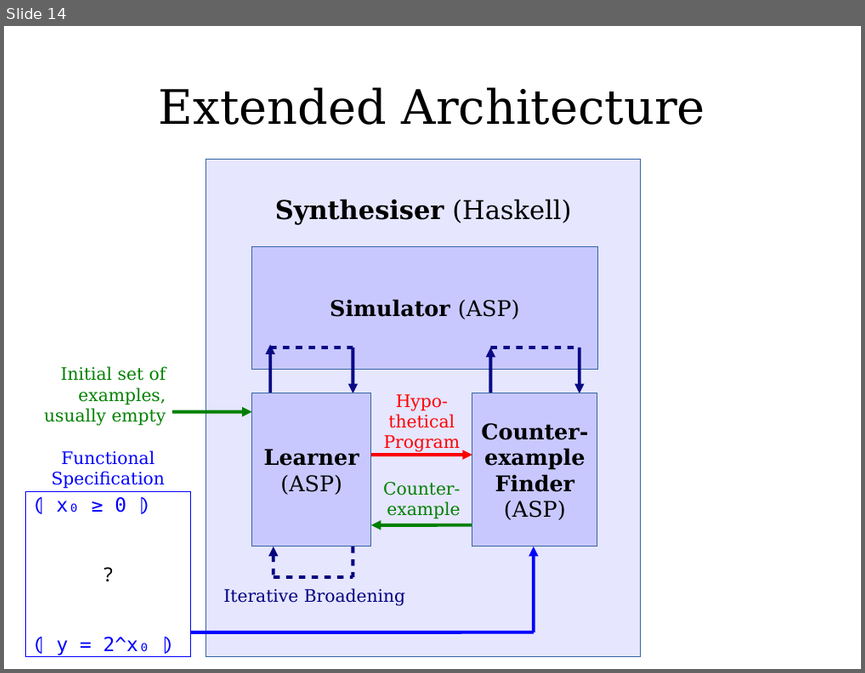
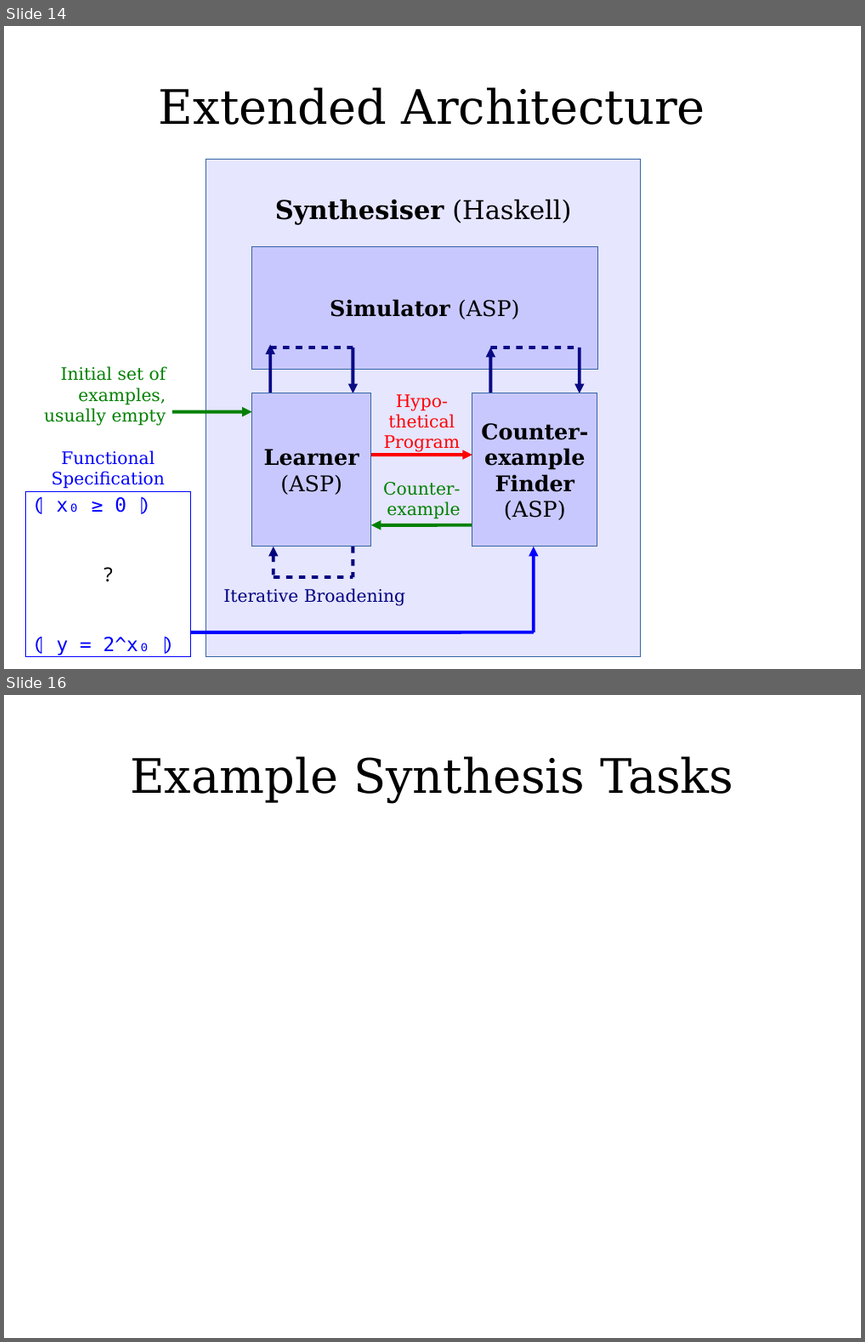
Before and after one commit to joodicator/ic-while-synth, a slide deck: docs/presentation/SoSWASP.odp. Shown one above the other, each under a label of ours: slide 14 before the commit, slides 14 and 16 after it; the slides between them are not shown. The pictures are 865x673 and 865x1342 pixels, drawn with LibreOffice and Linux fonts; fonts in the diff are those of the drawing. Boxes give left, top, right and bottom in pixels: in the first picture for what was removed or moved away, otherwise in the second. Text is boxed around its words. In the diff, an @@ line names an element or a change of style, - is before the commit and + after.

```diff
--- a/docs/presentation/SoSWASP.odp
+++ b/docs/presentation/SoSWASP.odp
@@ slide 16 added at bbox=[4, 695, 861, 1338], background #FFFFFF @@
@@ title added at bbox=[130, 756, 733, 803], 44 pt, text #000000 @@
+Example Synthesis Tasks
```
Also in this commit, not shown: 6 slides changed, 4 other slides added.
